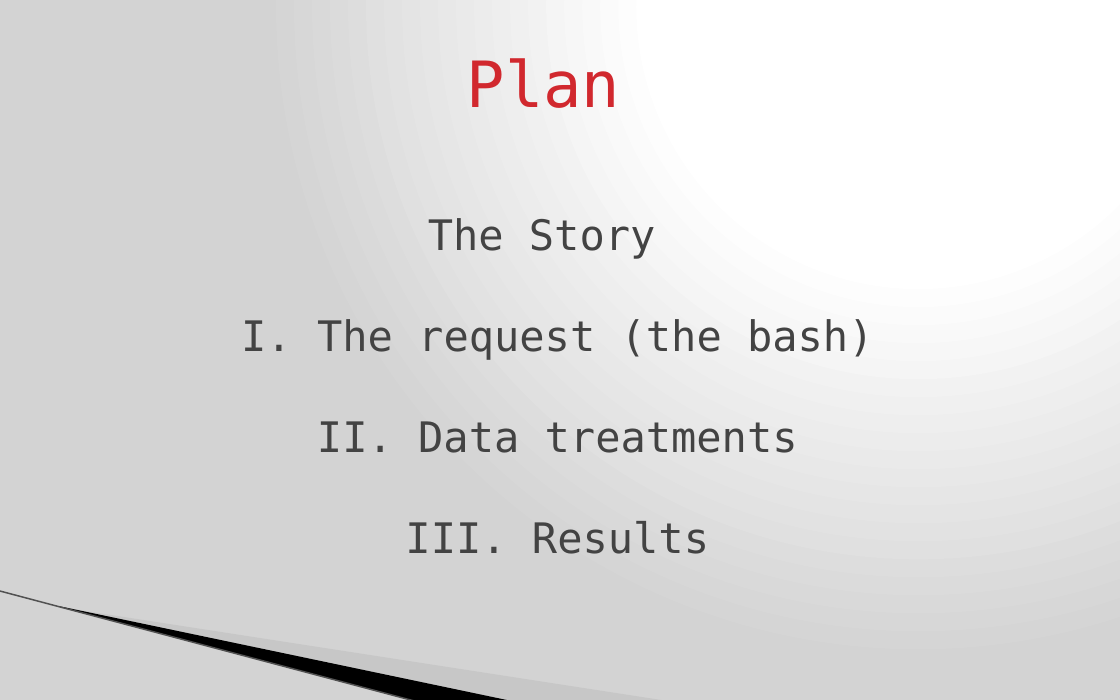
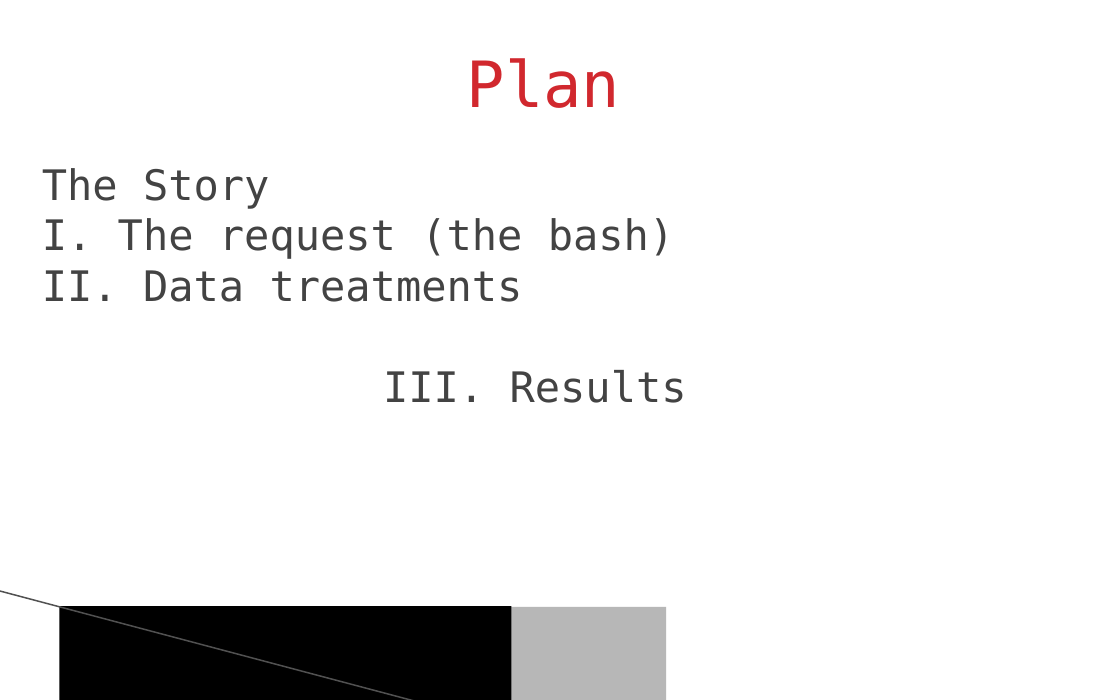
Before and after one commit to peiyunli/isepldc2014, a slide deck: slide 2 of projects/twitterfavrt/Présentation IOSA.pptx. Drawn at 1120x700 pixels with LibreOffice and Linux fonts; fonts in the diff are those of the drawing; background and template pictures are left out. Boxes give left, top, right and bottom in pixels: in the first picture for what was removed or moved away, otherwise in the second. Text is boxed around its words. In the diff, an @@ line names an element or a change of style, - is before the commit and + after.

```diff
--- a/projects/twitterfavrt/Présentation IOSA.pptx
+++ b/projects/twitterfavrt/Présentation IOSA.pptx
@@ background gradient #FFFFFF to #D3D3D3 to #FFFFFF @@
@@ text "The Story I. The request ..." at <box>42,168,687,403</box>: indent changed @@
@@ line (0, 590) - (416, 700): stroke #B0B0B0 0.95 pt to #515151 0.96 pt @@
@@ freeform shape removed at <box>59,606,512,700</box> @@
@@ rectangle added at <box>59,606,512,700</box>, fill #000000 @@
@@ freeform shape removed at <box>62,607,666,700</box> @@
@@ rectangle added at <box>62,607,666,700</box>, fill #B7B7B7 @@
```
Also in this commit, not shown: 7 other slides changed, 3 other files.
